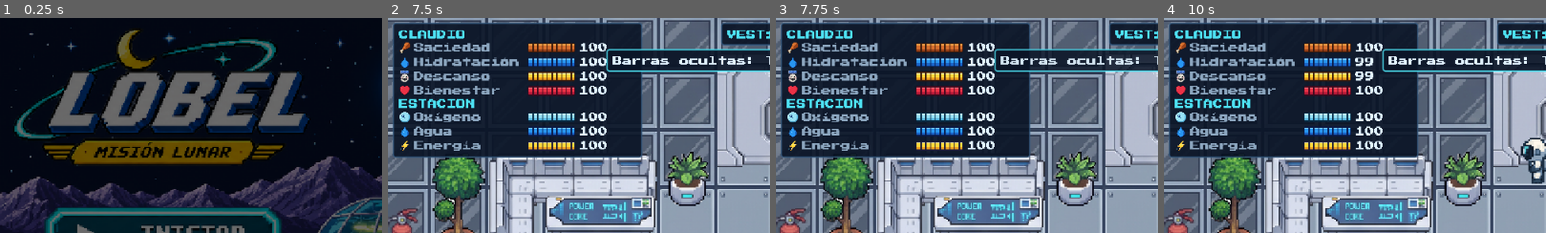
Above: before the commit, frames 1-4 (left to right).
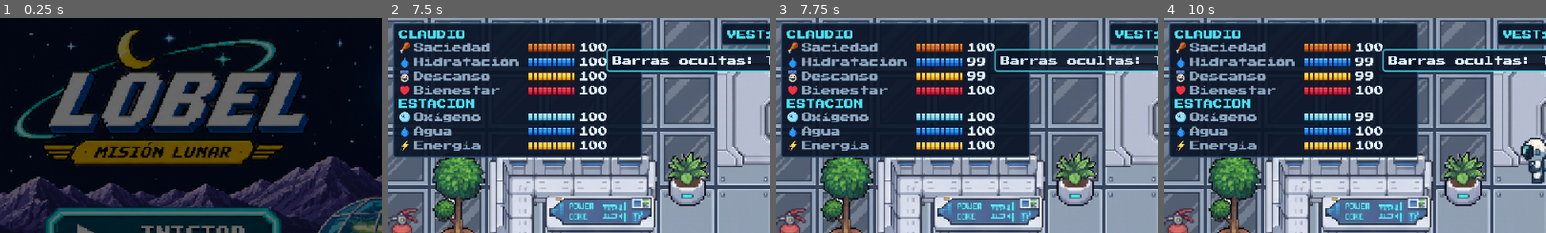
Above: after the commit, the same moments.

Repository: lumpalette/claudio
Game: Godot game, scene res://main/main.tscn
Same seed, same stepped clock (60 frames per second), same inputs: the game is played once before the commit and once after it.
Inputs (mouse positions are % of the whole screen's width and height, from its top left):
- Up to frame 1 (0.25 s): no input
- Up to frame 2 (7.5 s): click (21, 50) at 0.5 s; click (21, 50) at 1.25 s; click (53, 92) at 2 s; click (53, 92) at 2.75 s; click (88, 92) at 3.5 s; tap Enter (interact) at 4.25 s; move the mouse to (72, 45) at 4.27 s; hold Enter (interact) 4.28-5.03 s; hold D (move_right) 4.28-5.78 s; tap W (move_up) at 4.52, 5.27, 6.77 s; move the mouse to (30, 55) at 5.02 s; tap T (tasks) at 5.1, 6.6 s; move the mouse to (60, 28) at 5.77 s; hold A (move_left) 5.78-6.53 s; hold Enter (interact) 5.78-6.53 s; move the mouse to (45, 70) at 6.52 s; hold D (move_right) from 6.53 s (still down); move the mouse to (80, 65) at 7.27 s; hold Enter (interact) from 7.28 s (still down)
- Up to frame 3 (7.75 s): keep holding D (move_right); keep holding Enter (interact); tap W (move_up) at 7.52 s
- Up to frame 4 (10 s): move the mouse to (20, 35) at 8.02 s; release D (move_right) at 8.03 s; release Enter (interact) at 8.03 s; hold A (move_left) 8.03-8.78 s; tap T (tasks) at 8.1, 9.6 s; tap W (move_up) at 8.27, 9.77 s; move the mouse to (55, 50) at 8.77 s; hold D (move_right) 8.78-9.53 s; hold Enter (interact) 8.78-9.53 s; move the mouse to (35, 25) at 9.52 s; hold A (move_left) from 9.53 s (still down)
The pictures show only the part of the screen within x 0-50%, y 0-50%; the shares and areas given below are measured in that part.

Frames 1-2 are identical in both runs. In frame 3, 0.3% of the frame differs, in the area x 50-58%, y 18-30%; in frame 4, 0.2%.

Commit message:
Sube la dificultad del desgaste, dentro de lo que se puede sobrevivir
Simulando una partida completa de 7 días con el GameState real (un jugador
que siempre atiende lo más urgente y gana todos los minijuegos), contando el
tiempo que se va en caminar de una estación a otra:

  valores            día ocupado
  anteriores              81 %
  estos                   88 %
  1.6/3.8/3.8/2.2/2.5     96 %   (techo: casi sin margen)
  2.5/5.0/5.0/3.0/3.5     muere el día 7

Co-Authored-By: Claude Opus 5 <noreply@anthropic.com>
Claude-Session: https://claude.ai/code/session_01Vx6dqbw4pBdQ7kVsE6Q8pg

Diff:
--- a/core/data/balance.gd
+++ b/core/data/balance.gd
@@ -71,11 +71,11 @@
 
 ## Statistic decay when [awake, sleeping]. Negative means the stat goes up.
 const DECAY := {
-	SATIETY: [1.0, 0.5],
-	HYDRATION: [3.0, 1.5],
-	REST: [3.0, -10.0],
-	WELLBEING: [1.5, 0.0],
-	STATION_OXYGEN: [2.0, 2.0],
+	SATIETY: [1.5, 0.6],
+	HYDRATION: [3.5, 1.5],
+	REST: [3.5, -10.0],
+	WELLBEING: [2.0, 0.3],
+	STATION_OXYGEN: [2.3, 2.2],
 }
 
 
